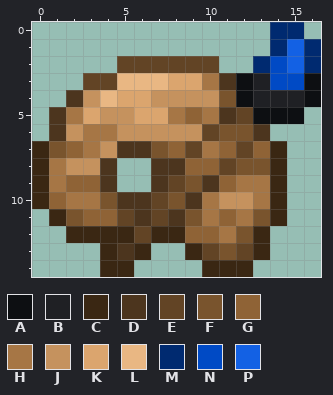
Pixel-art sprite -- Items/Palette/OldMastersPalette_ItemBlank.png. The picture above is the old version.
The file is 34x30 pixels, drawn in blocks of 2x2; one block is one cell here.
Palette (. is transparent): A #0d0f12  B #1f2024  C #3a2713  D #4c351e  E #624425  F #79542d  G #8f6336  H #a67645  J #c5925e  K #dba56e  L #e9b783  M #002a70  N #004ac5  P #1361e4
Pixels before, first column x 0:
 0 ..............MM.
 1 ..............MPM
 2 .....EEEEEE..MNPM
 3 ...EELLLKKHDABNNA
 4 ..DJLKKJJJJFABBBA
 5 .DHKJJKKHGHDEAAA.
 6 .DJHHJJJJJEFFD...
 7 CFGHJDDFGEHGEGC..
 8 CHJJD..DDGGEFFC..
 9 CHGGD..DEFDGHHC..
10 CGHHFDDEFDHJJHC..
11 .CFGGEDEDFHGHFC..
12 ..CCCCECCGGHFC...
13 ....CDC..CEFEC...
14 ....CC....CCC....
New version:
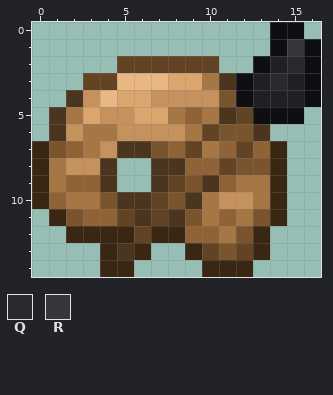
Colours new in this view: Q #2a2a2d  R #36373a
Difference:
Changed rows in their new state; - is an unchanged pixel.
first column x 9:
 0 -----AA-
 1 -----ARA
 2 ----ABQA
 3 -----QB-
 6 H-------
